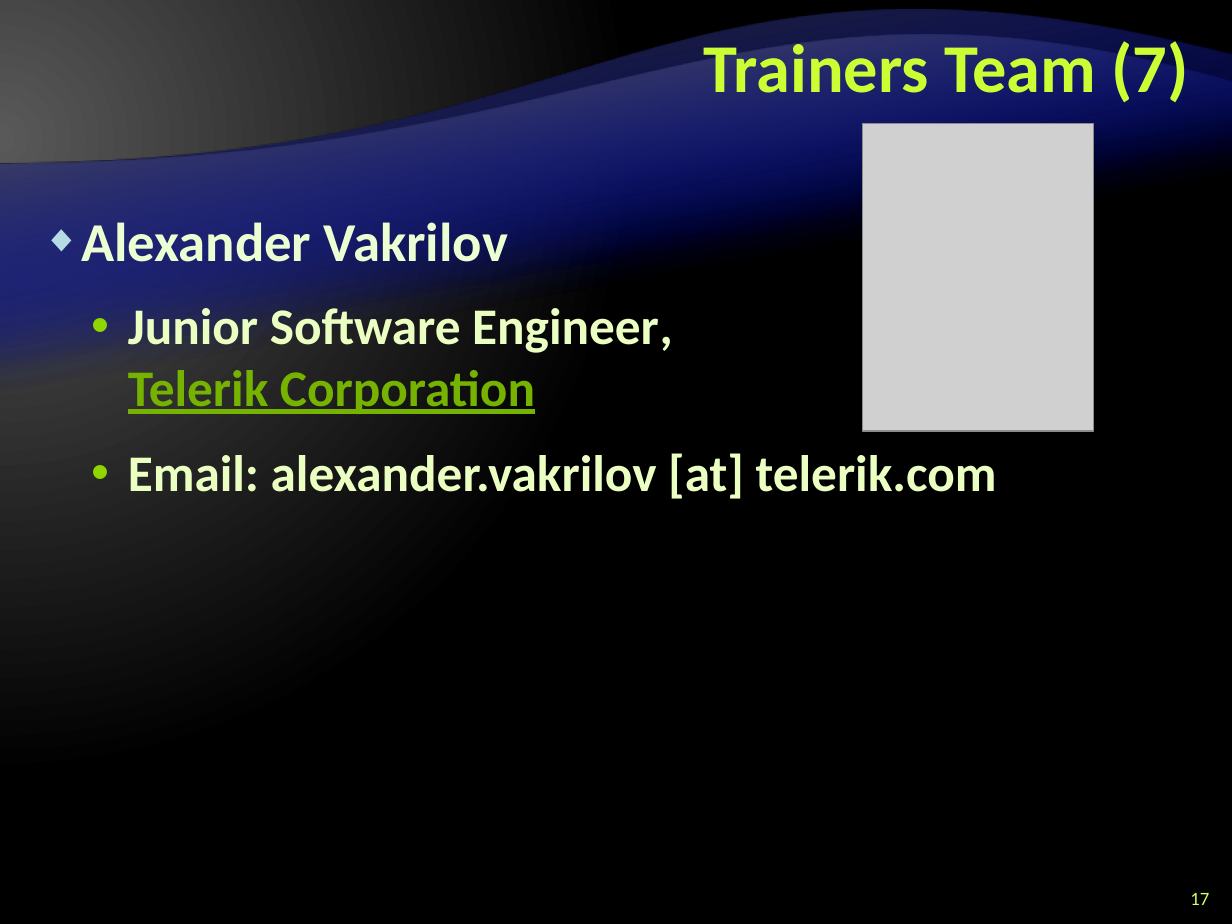
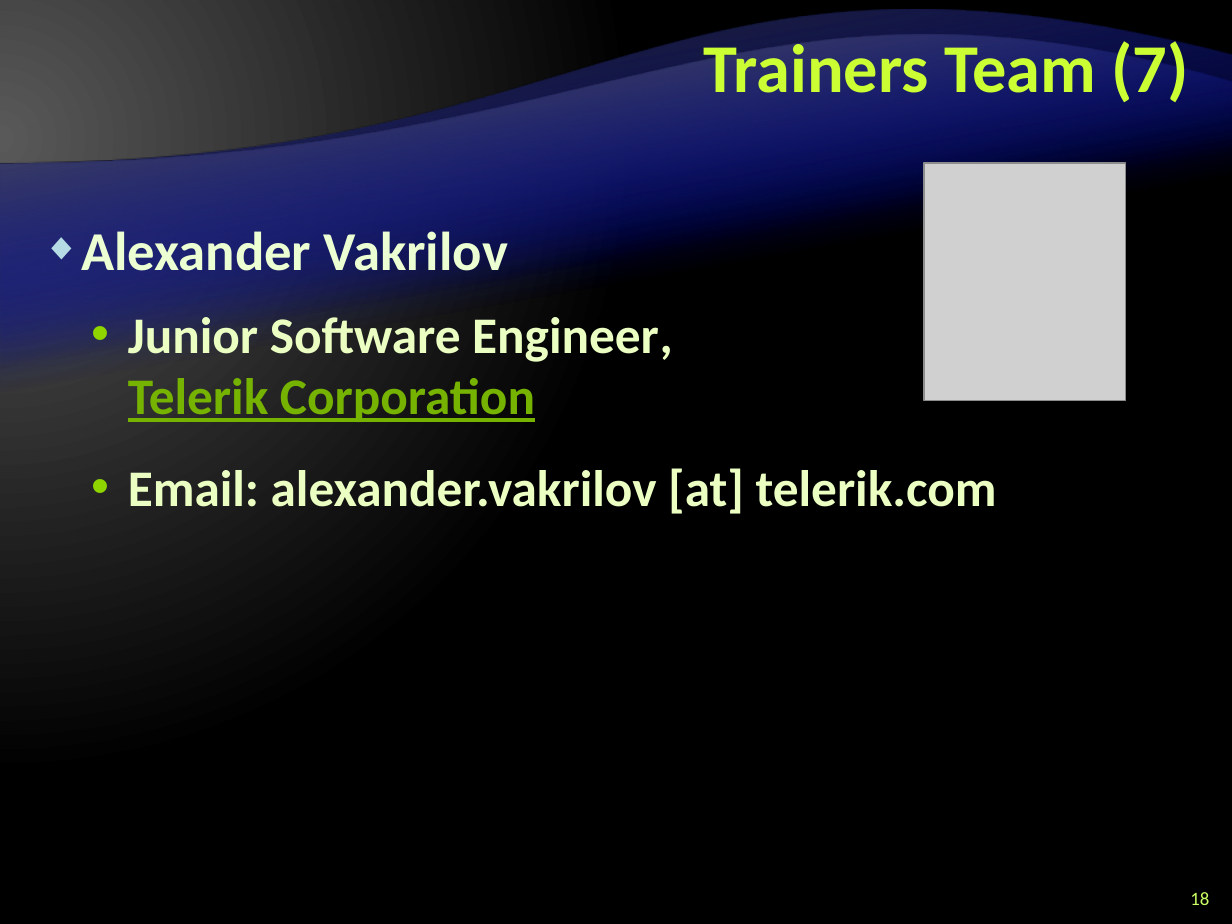
Before and after one commit to Graveheart/aspnetcourse, a slide deck: slide 18 of 2010/lectures/0. Course Introduction.pptx (slide 17 before the commit). Drawn at 1232x924 pixels with LibreOffice and Linux fonts; fonts in the diff are those of the drawing; grey boxes stand for pictures; background and template pictures are left out. Boxes give left, top, right and bottom in pixels: in the first picture for what was removed or moved away, otherwise in the second. Text is boxed around its words. In the diff, an @@ line names an element or a change of style, - is before the commit and + after.

Commit message:
Added few photos; Completed the lectures 0 and 1

```diff
--- a/2010/lectures/0. Course Introduction.pptx
+++ b/2010/lectures/0. Course Introduction.pptx
@@ picture: place and size @@
-picture at [862, 123, 1094, 431]
+picture at [924, 163, 1125, 400]
@@ text "Alexander Vakrilov": place and size @@
-text "Alexander Vakrilov" at [81, 222, 673, 414]
+text "Alexander Vakrilov" at [81, 231, 673, 422]
@@ text "Email: alexander.vakrilov [at] telerik.com": place and size @@
-text "Email: alexander.vakrilov [at] telerik.com" at [128, 453, 997, 499]
+text "Email: alexander.vakrilov [at] telerik.com" at [128, 468, 997, 514]
@@ page number at [1190, 892, 1209, 905]: text changed @@
-17
+18
```
Also in this commit, not shown: 12 other slides changed, 1 slide added, 4 other files.
